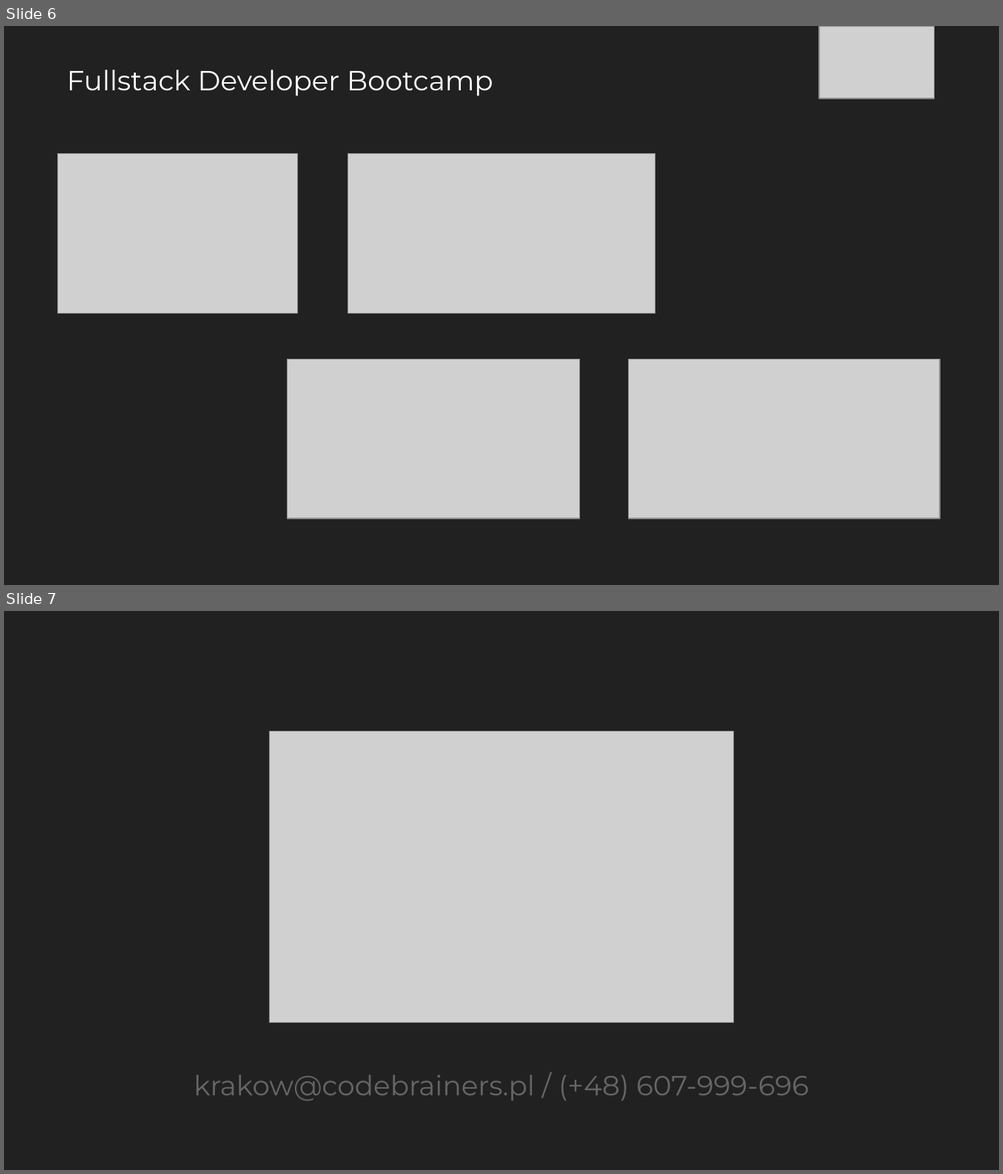
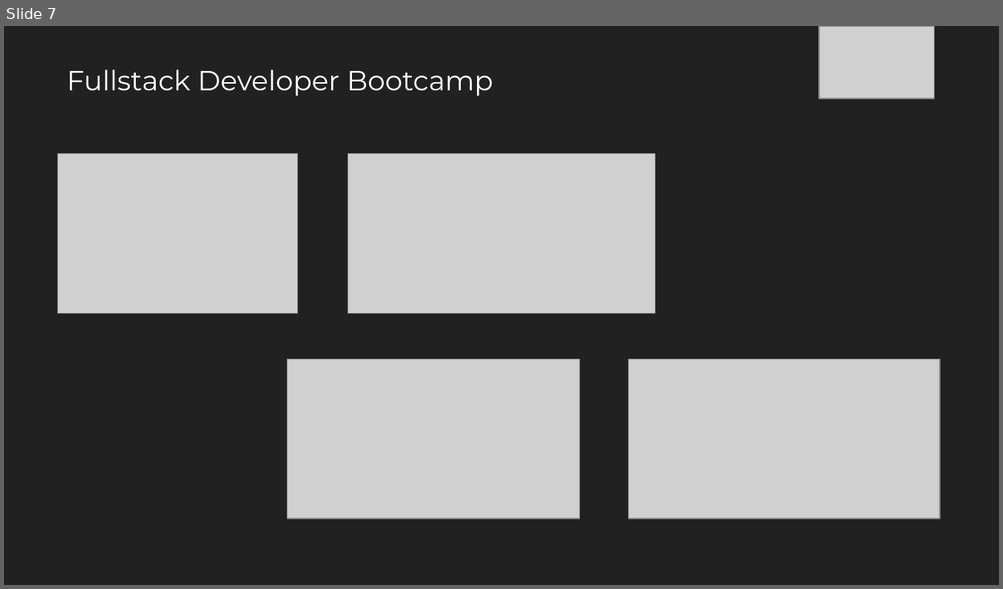
Before and after one commit to miklesz/CodeBrainers, a slide deck: Fullstack_wstep.pptx. Shown one above the other, each under a label of ours: slides 6 and 7 before the commit, slide 7 after it. The pictures are 1003x1174 and 1003x589 pixels, drawn with LibreOffice and Linux fonts; fonts in the diff are those of the drawing; grey boxes stand for pictures. Boxes give left, top, right and bottom in pixels: in the first picture for what was removed or moved away, otherwise in the second. Text is boxed around its words. In the diff, an @@ line names an element or a change of style, - is before the commit and + after.

```diff
--- a/Fullstack_wstep.pptx
+++ b/Fullstack_wstep.pptx
@@ slide 7 removed at (4,611,999,1170), background #212121 @@
@@ picture removed at (270,732,733,1022) @@
@@ subtitle removed at (193,1075,808,1101) @@
-krakow@codebrainers.pl / (+48) 607-999-696
@@ what was slide 6 is now slide 7 @@
```
Also in this commit, not shown: 1 slide changed, 1 slide added, 2 other files.
